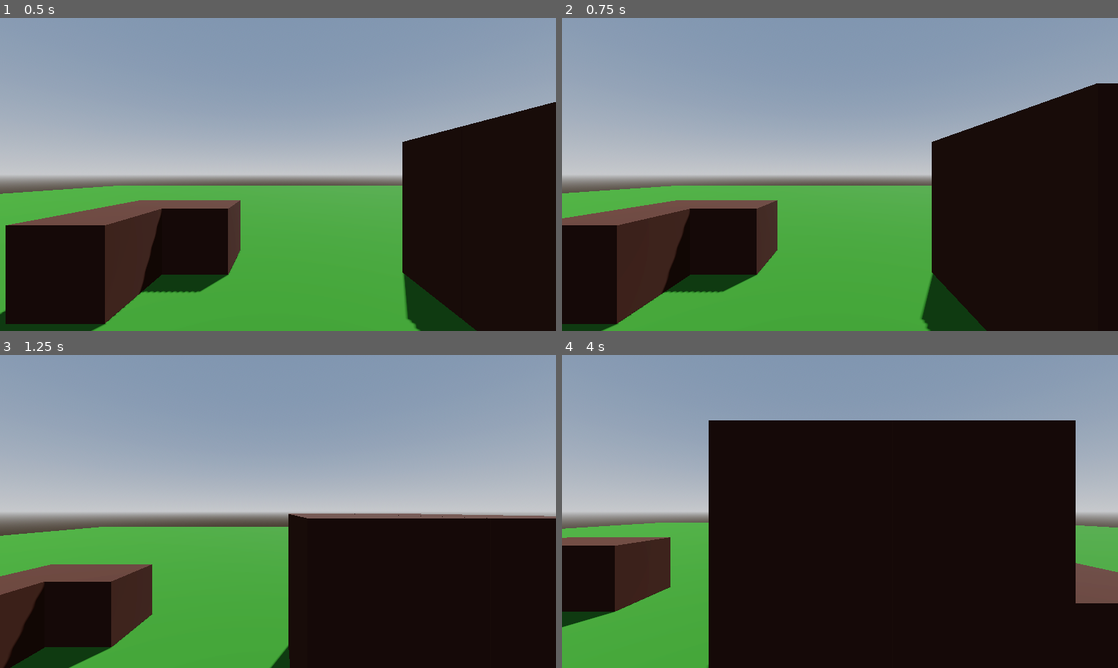
Above: before the commit, frames 1-4 (two rows, left to right).
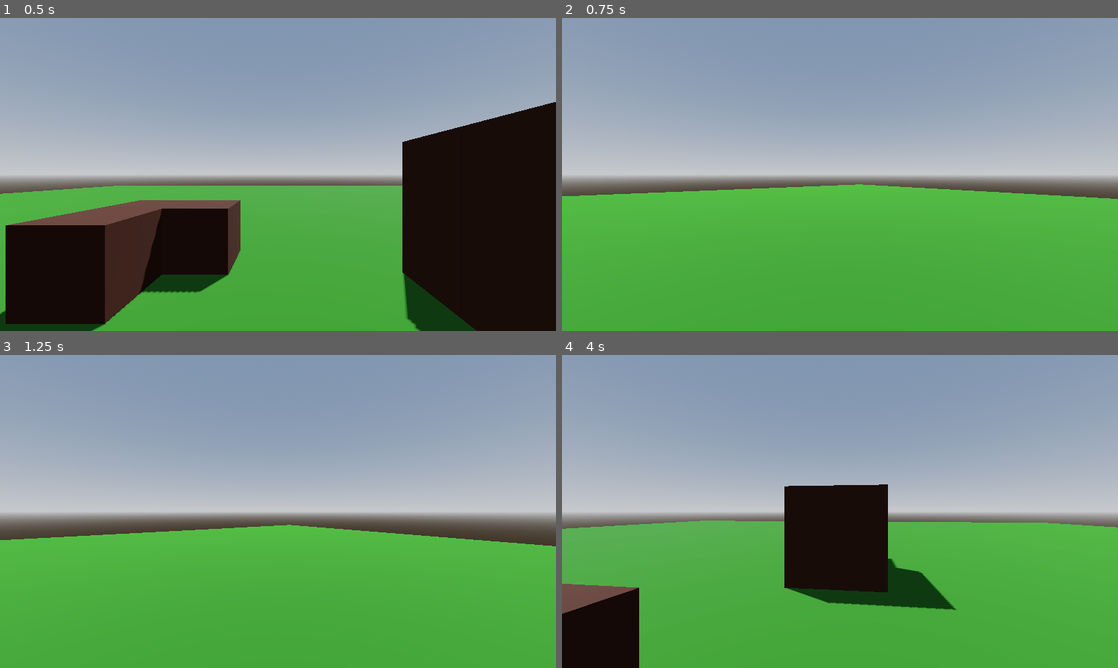
Above: after the commit, the same moments.

Repository: SathishKumar03082004/Minecraft
Game: Godot game, scene res://scenes/world.tscn
The game is run twice, just before and just after one commit, with the same random seed, the same clock (stepped at 60 frames per second) and the same inputs.
Inputs (mouse positions are in pixels of both pictures, inside the frame that each line leads up to):
- Up to frame 1 (0.5 s): no input
- Up to frame 2 (0.75 s): tap Enter at 0.5 s; move the mouse to (962, 158) at 0.52 s; hold D (right) from 0.53 s (still down)
- Up to frame 3 (1.25 s): keep holding D (right); tap Space (jump) at 0.77 s
- Up to frame 4 (4 s): move the mouse to (728, 527) at 1.27 s; release D (right) at 1.28 s; hold S (down) 1.28-2.03 s; tap Space (jump) at 1.52, 3.02, 3.77 s; move the mouse to (895, 442) at 2.02 s; hold D (right) 2.03-2.78 s; move the mouse to (812, 574) at 2.77 s; hold W (up) 2.78-3.53 s; move the mouse to (1006, 558) at 3.52 s; hold A (left) from 3.53 s (still down)

Frame 1 is identical in both runs. In frame 2, 36% of the frame differs, in the area x 0-100%, y 20-100%; in frame 3, 32%; in frame 4, 55%.

Commit message:
Player Script

Diff:
--- a/scripts/player.gd
+++ b/scripts/player.gd
@@ -6,6 +6,16 @@
 
 # Get the gravity from the project settings to be synced with RigidBody nodes.
 var gravity = ProjectSettings.get_setting("physics/3d/default_gravity")
+
+
+func _ready():
+	Input.set_mouse_mode(Input.MOUSE_MODE_CAPTURED)
+
+
+
+func  _unhandled_input(event):
+	if event is InputEventMouseMotion:
+		rotation.y = rotation.y - event.relative.x
 
 
 func _physics_process(delta):
